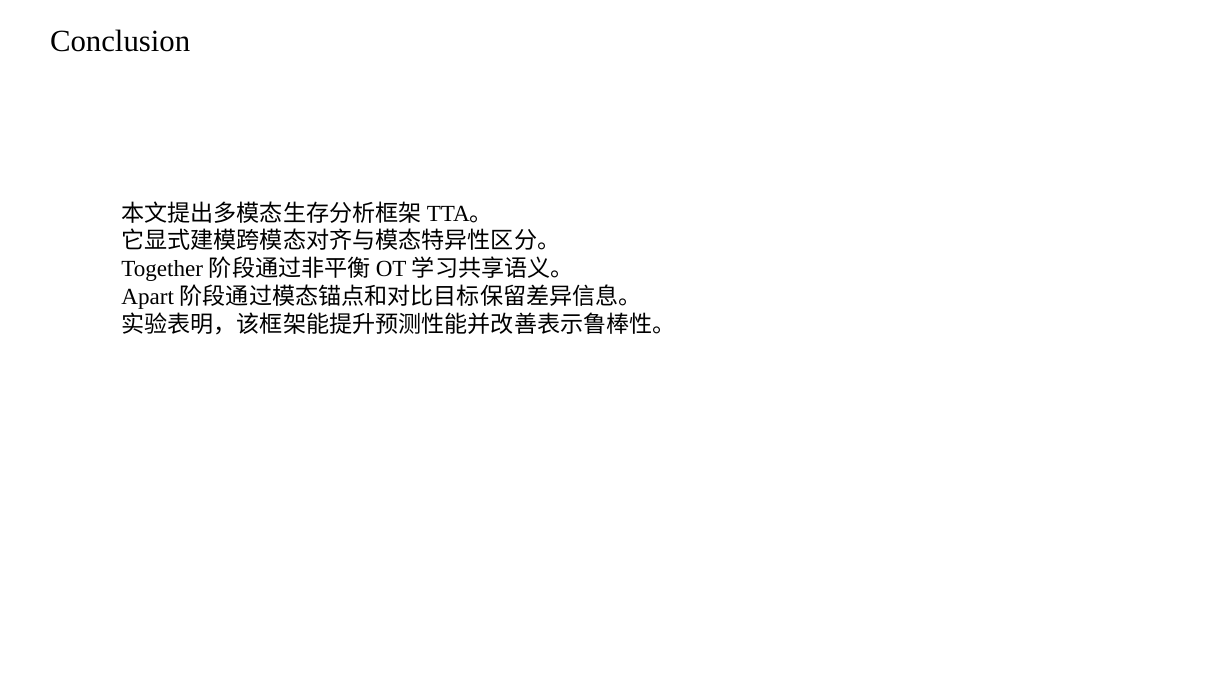
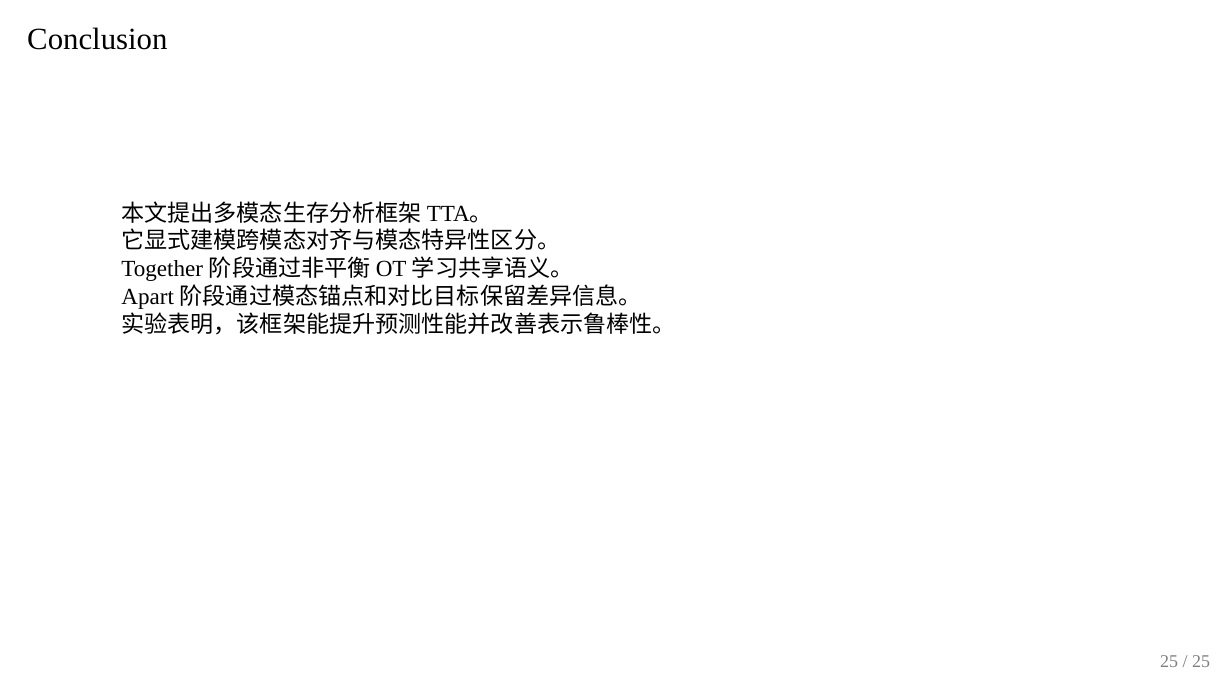
Before and after one commit to Skywalkerjieee/paper-sharing-ppt, a slide deck: slide 25 of assets/paper-sharing-style-reference.pptx. Drawn at 1232x693 pixels with LibreOffice and Linux fonts; fonts in the diff are those of the drawing. Boxes give left, top, right and bottom in pixels: in the first picture for what was removed or moved away, otherwise in the second. Text is boxed around its words. In the diff, an @@ line names an element or a change of style, - is before the commit and + after.

```diff
--- a/assets/paper-sharing-style-reference.pptx
+++ b/assets/paper-sharing-style-reference.pptx
@@ text "Conclusion": place and size @@
-text "Conclusion" at [50,29,190,52]
+text "Conclusion" at [27,27,167,50]
@@ text added at [1160,655,1210,667], 14 pt, text #7F7F7F @@
+25 / 25
```
Also in this commit, not shown: 21 other slides changed, 3 slides added, 3 slides removed, 9 other files.
